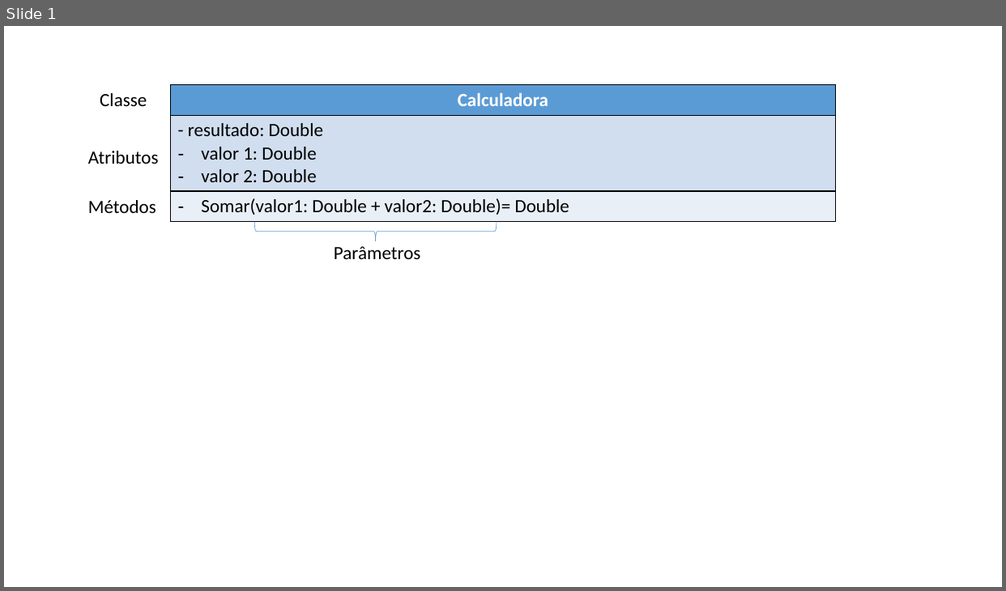
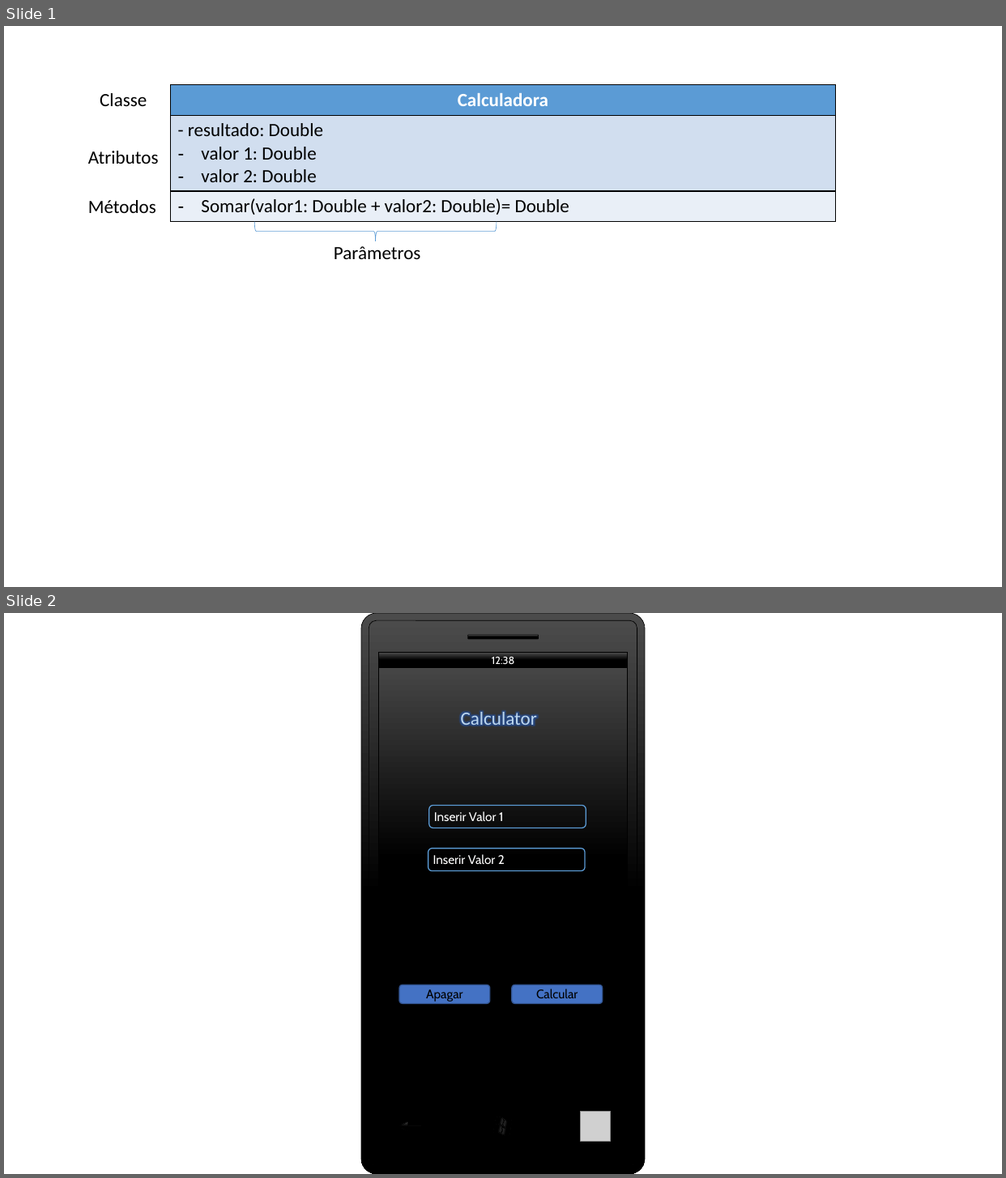
Before and after one commit to AndyTlag/calculadora, a slide deck: Apresentação1.pptx. Shown one above the other, each under a label of ours: slide 1 before the commit, slides 1 and 2 after it. The pictures are 1006x591 and 1006x1178 pixels, drawn with LibreOffice and Linux fonts; fonts in the diff are those of the drawing; grey boxes stand for pictures. Boxes give left, top, right and bottom in pixels: in the first picture for what was removed or moved away, otherwise in the second. Text is boxed around its words. In the diff, an @@ line names an element or a change of style, - is before the commit and + after.

Commit message:
updt presentation

```diff
--- a/Apresentação1.pptx
+++ b/Apresentação1.pptx
@@ slide 2 added at [4,613,1002,1174], background #FFFFFF @@
@@ text added at [461,709,537,730], 18 pt, text #BDD7EE @@
+Calculator
@@ rounded rectangle added at [429,806,586,828], outline #5B9BD5 1 pt, 12 pt, text #FFFFFF @@
+Inserir Valor 1
@@ rounded rectangle added at [428,849,585,871], outline #5B9BD5 1 pt, 12 pt, text #FFFFFF @@
+Inserir Valor 2
@@ rounded rectangle added at [399,985,490,1003], fill #4472C4, outline #325491 1 pt, 12 pt, text #000000 @@
+Apagar
@@ rounded rectangle added at [512,985,602,1003], fill #4472C4, outline #325491 1 pt, 12 pt, text #000000 @@
+Calcular
@@ group added at [361,613,645,1174]: 4 flow chart online storages, 3 rounded rectangles, 2 rectangles, 1 left arrow, 1 picture @@
+12:38
```
Also in this commit, not shown: 1 other file.
